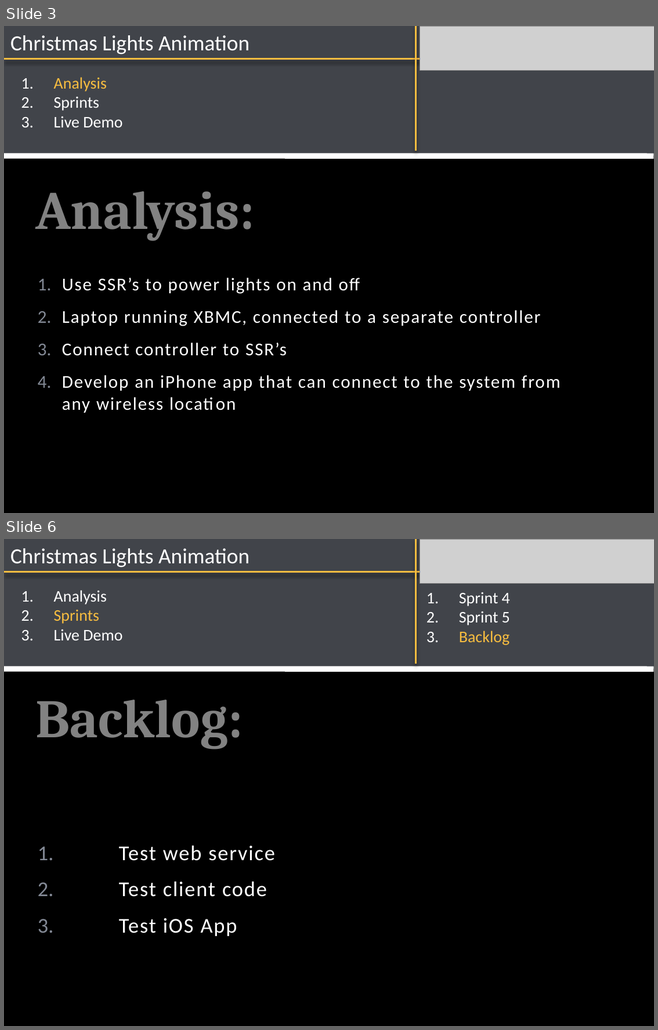
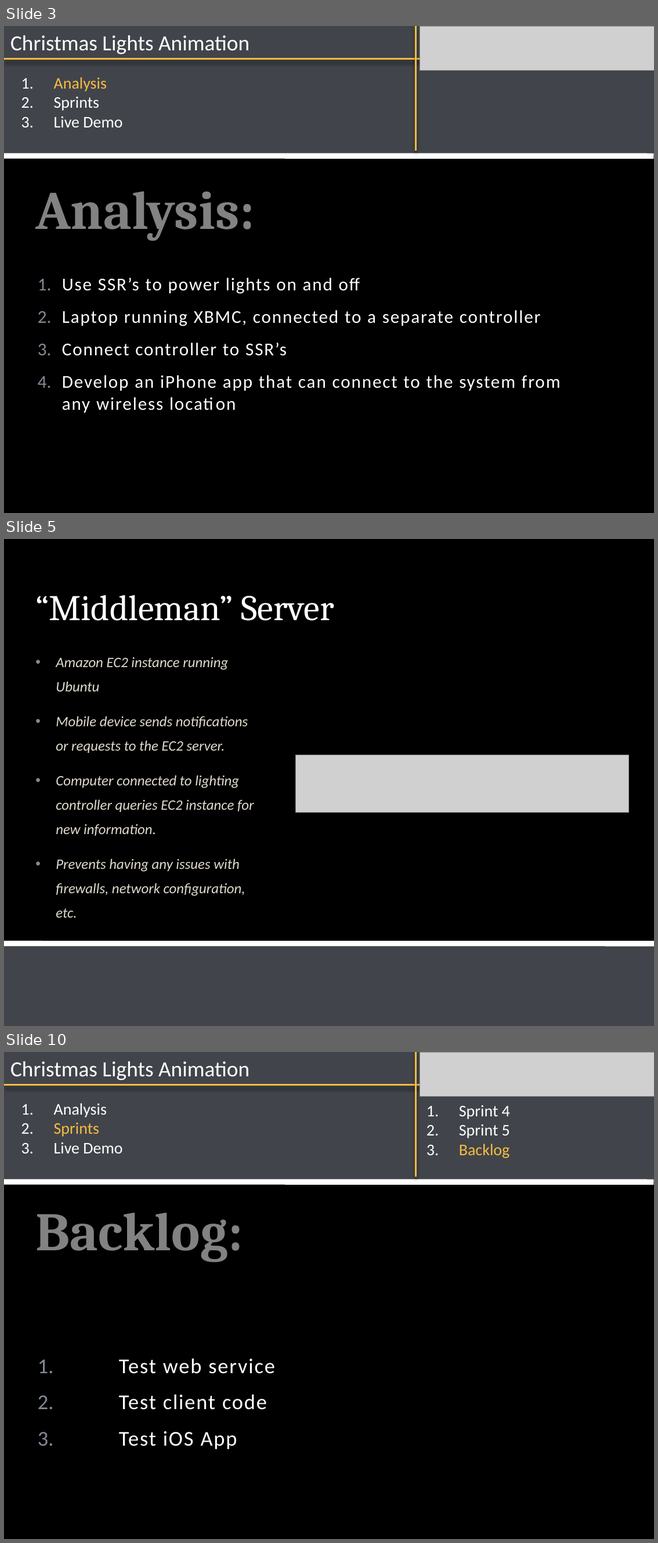
Before and after one commit to SDSMT-CSC/XMASLA, a slide deck: documents/Presentation 3.pptx. Shown one above the other, each under a label of ours: slides 3 and 6 before the commit, slides 3, 5 and 10 after it; the slides between them are not shown. The pictures are 658x1030 and 658x1543 pixels, drawn with LibreOffice and Linux fonts; fonts in the diff are those of the drawing; grey boxes stand for pictures; background and template pictures are left out. Boxes give left, top, right and bottom in pixels: in the first picture for what was removed or moved away, otherwise in the second. Text is boxed around its words. In the diff, an @@ line names an element or a change of style, - is before the commit and + after.

```diff
--- a/documents/Presentation 3.pptx
+++ b/documents/Presentation 3.pptx
@@ slide 5 added at (x1=4, y1=539, x2=654, y2=1026), background picture (left out); not listed: 1 template element that a slide beside it also shows @@
@@ title added at (x1=35, y1=595, x2=334, y2=621), 40 pt, text #FFFFFF @@
+“Middleman” Server
@@ text added at (x1=56, y1=657, x2=253, y2=918), 16 pt, text #E0DACC, italic @@
+• Amazon EC2 instance running Ubuntu
+• Mobile device sends notifications or requests to the EC2 server.
+• Computer connected to lighting controller queries EC2 instance for new information.
+• Prevents having any issues with firewalls, network configuration, etc.
@@ picture added at (x1=296, y1=755, x2=628, y2=813) @@
@@ rectangle added at (x1=4, y1=946, x2=654, y2=1026), fill #838995 at 50% opacity @@
@@ line added from (4, 944) to (654, 944), #FFFFFF 6 pt @@
@@ what was slide 6 is now slide 10 @@
```
Also in this commit, not shown: 3 slides changed, 3 other slides added.
